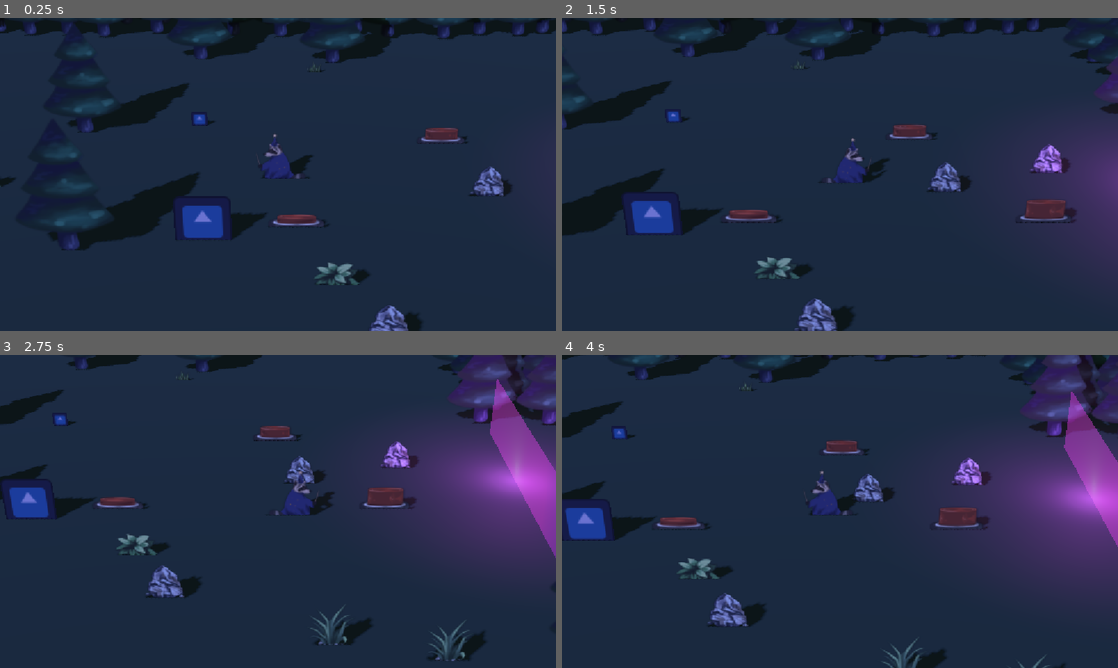
Above: before the commit, frames 1-4 (two rows, left to right).
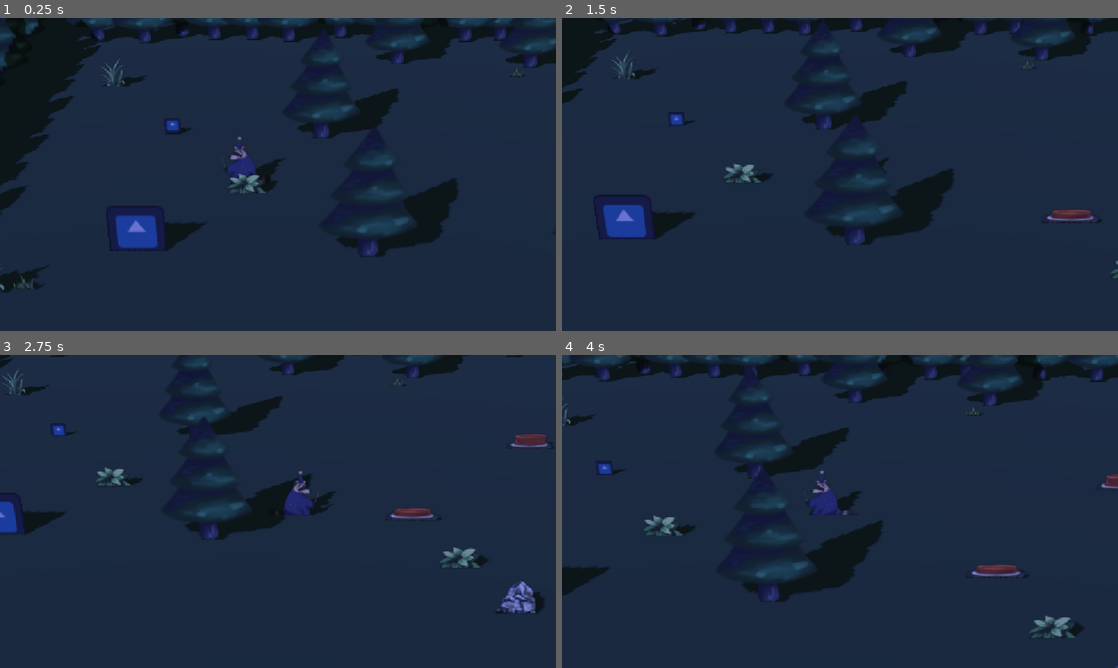
Above: after the commit, the same moments.

Repository: Golczewa/RacoonQuest
Game: Godot game, scene res://scenes/game.tscn
Two runs of this game, one before a commit and one after it. Both use one fixed random seed, a clock stepped at 60 frames per second and the inputs below. The engine's default icon, where the game draws it, is replaced by a stand-in: a white triangle on a blue panel in a dark square.
Inputs:
- Up to frame 1 (0.25 s): no input
- Up to frame 2 (1.5 s): tap Enter (ui_accept) at 0.5, 0.77 s; hold D (move_right) 0.53-1.28 s; tap Space (action_primary) at 0.6 s; hold S (move_down) from 1.28 s (still down); tap E (switch_character) at 1.35 s
- Up to frame 3 (2.75 s): tap Enter (ui_accept) at 1.52 s; release S (move_down) at 2.03 s; hold D (move_right) from 2.03 s (still down); tap Space (action_primary) at 2.1 s
- Up to frame 4 (4 s): release D (move_right) at 2.78 s; hold W (move_up) 2.78-3.53 s; tap E (switch_character) at 2.85 s; tap Enter (ui_accept) at 3.02, 3.77 s; hold A (move_left) from 3.53 s (still down); tap Space (action_primary) at 3.6 s

The runs differ from the first frame. In frame 1, 21% of the frame differs, in the area x 0-100%, y 0-100%; in frame 2, 19%; in frame 3, 22%; in frame 4, 25%.
Error before the commit: Trying to assign value of type 'player_test_arena.gd' to a variable of type 'base_level.gd'. (res://scenes/map/base_room.gd:9)

Commit message:
moving rooms now work

Diff:
--- a/scenes/game.tscn
+++ b/scenes/game.tscn
@@ -1,17 +1,15 @@
 [gd_scene format=3 uid="uid://d0fdxknxb80m5"]
 
 [ext_resource type="Script" uid="uid://c33b2i58y6brv" path="res://scenes/player/player_test_arena.gd" id="1_lnu2h"]
-[ext_resource type="PackedScene" uid="uid://cu8egwpc7kry4" path="res://scenes/map/forest/forest_room1.tscn" id="1_uwrxv"]
 [ext_resource type="PackedScene" uid="uid://cgsx7rrl0tkky" path="res://scenes/player/racoon/racoon_adjusted.tscn" id="2_yqjtg"]
 [ext_resource type="PackedScene" uid="uid://b5v4t5fgc21xx" path="res://scenes/player/boar/boar.tscn" id="4_iywne"]
+[ext_resource type="PackedScene" uid="uid://b0b46o5axbkvt" path="res://scenes/map/forest/forest.tscn" id="5_iywne"]
 [ext_resource type="PackedScene" uid="uid://buequic0uogo6" path="res://scenes/player/squirrel/squirrel.tscn" id="5_p57ef"]
 
 [node name="Node3D" type="Node3D" unique_id=1575047435 node_paths=PackedStringArray("starting_animal")]
 script = ExtResource("1_lnu2h")
 starting_animal = NodePath("animals/Racoon")
 camera_offset = Vector3(0.064, 15.205, -27.625)
-
-[node name="Node3D" parent="." unique_id=1050879372 instance=ExtResource("1_uwrxv")]
 
 [node name="Camera3D" type="Camera3D" parent="." unique_id=448923818]
 transform = Transform3D(-1, 4.171455e-08, -7.6828634e-08, 0, 0.87881714, 0.4771588, 8.742278e-08, 0.4771588, -0.87881714, 0.06362089, 15.204528, -27.625416)
@@ -27,3 +25,5 @@
 
 [node name="Squirrel" parent="animals" unique_id=2124011528 instance=ExtResource("5_p57ef")]
 transform = Transform3D(1, 0, 0, 0, 1, 0, 0, 0, 1, 3.1787415, 0, 4.385132)
+
+[node name="Level" parent="." unique_id=1082701690 instance=ExtResource("5_iywne")]
--- a/scenes/map/base_level.gd
+++ b/scenes/map/base_level.gd
@@ -15,18 +15,20 @@
 
 
 func next_room()->void:
-	if(curr_room_num>=rooms.size()-1):
+	print(":sob:")
+	if(curr_room_num>=rooms.size()):
 		return
+	print("changing room to",str(curr_room_num+1))
 	curr_room_num+=1
 	curr_room.queue_free()
 	curr_room=rooms[curr_room_num].instantiate()
 	add_child(curr_room)
 	for i in animals.size():
-		animals[i].global_position=curr_room.spawns[i]
+		animals[i].global_position=curr_room.spawns[i].global_position
 
 
 func first_room()->void:
 	curr_room=rooms[0].instantiate()
 	add_child(curr_room)
 	for i in animals.size():
-		animals[i].global_position=curr_room.spawns[i]
+		animals[i].global_position=curr_room.spawns[i].global_position
--- a/scenes/map/base_room.gd
+++ b/scenes/map/base_room.gd
@@ -7,7 +7,8 @@
 
 func _ready() -> void:
 	level=get_parent()
+	exit.body_entered.connect(on_body_entered)
 
 func on_body_entered(body:Node3D):
 	if body is AnimalCharacter:
-		level.next_room()
+		level.call_deferred("next_room")
--- a/scenes/map/forest/forest_room1.tscn
+++ b/scenes/map/forest/forest_room1.tscn
@@ -70,6 +70,7 @@
 
 [node name="Node3D4" parent="puzzle" unique_id=2085222894 node_paths=PackedStringArray("triggers") instance=ExtResource("3_1o7kp")]
 transform = Transform3D(-1.09278474e-07, 0, 2.5, 0, 2.5, 0, -2.5, 0, -1.09278474e-07, -15.335007, 0.0031738281, -1.9570618)
+visible = false
 triggers = [NodePath("../Node3D"), NodePath("../Node3D2"), NodePath("../Node3D3")]
 
 [node name="OmniLight3D" type="OmniLight3D" parent="puzzle/Node3D4" unique_id=1154240968]
--- a/scenes/map/forest/forest_room2.tscn
+++ b/scenes/map/forest/forest_room2.tscn
@@ -31,8 +31,10 @@
 [sub_resource type="BoxShape3D" id="BoxShape3D_gnusc"]
 size = Vector3(3.3127441, 2.0805664, 13.045288)
 
-[node name="Node3D" type="Node3D" unique_id=1272860177]
+[node name="Node3D" type="Node3D" unique_id=1272860177 node_paths=PackedStringArray("spawns", "exit")]
 script = ExtResource("1_gnusc")
+spawns = [NodePath("Marker3D"), NodePath("Marker3D2"), NodePath("Marker3D3")]
+exit = NodePath("Area3D")
 metadata/_custom_type_script = "uid://ds7qxng1piyxi"
 
 [node name="WorldEnvironment" type="WorldEnvironment" parent="." unique_id=1934029301]
--- a/scenes/props/magic_wall.tscn
+++ b/scenes/props/magic_wall.tscn
@@ -24,3 +24,4 @@
 [node name="CollisionShape3D" type="CollisionShape3D" parent="." unique_id=1256124664]
 transform = Transform3D(1, 0, 0, 0, 1, 0, 0, 0, 1, -0.050094604, 0.019195557, -0.015954614)
 shape = SubResource("BoxShape3D_jiq1j")
+disabled = true
